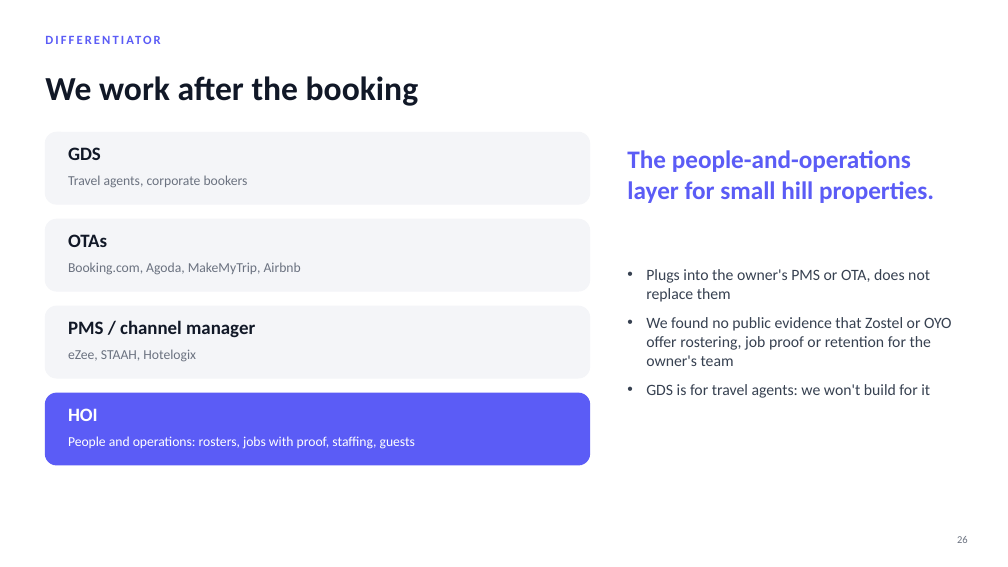
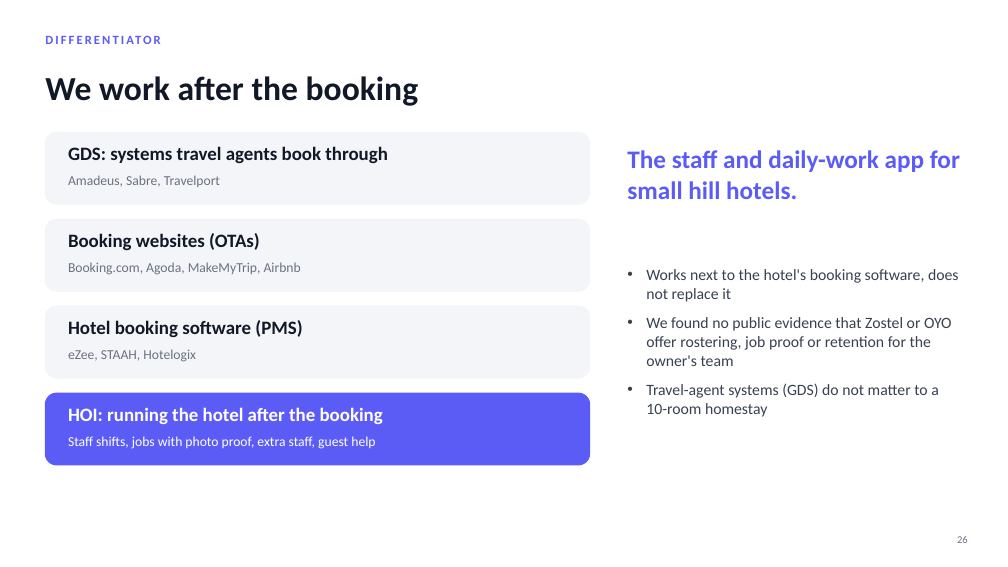
Before and after one commit to Ashu-Stark/Hospitality-, a slide deck: slide 26 of docs/HOI_Progress_Update.pptx. Drawn at 1008x567 pixels with LibreOffice and Linux fonts; fonts in the diff are those of the drawing; background and template pictures are left out. Boxes give left, top, right and bottom in pixels: in the first picture for what was removed or moved away, otherwise in the second. Text is boxed around its words. In the diff, an @@ line names an element or a change of style, - is before the commit and + after.

```diff
--- a/docs/HOI_Progress_Update.pptx
+++ b/docs/HOI_Progress_Update.pptx
@@ text at <box>68,146,388,164</box>: text changed @@
-GDS
+GDS: systems travel agents book through
@@ text at <box>68,175,220,187</box>: text changed @@
-Travel agents, corporate bookers
+Amadeus, Sabre, Travelport
@@ text at <box>627,150,960,199</box>: text changed @@
-The people-and-operations layer for small hill properties.
+The staff and daily-work app for small hill hotels.
@@ text at <box>68,233,260,250</box>: text changed @@
-OTAs
+Booking websites (OTAs)
@@ text at <box>646,269,959,302</box>: text changed @@
-• Plugs into the owner's PMS or OTA, does not replace them
+• Works next to the hotel's booking software, does not replace it
@@ text at <box>68,320,302,338</box>: text changed @@
-PMS / channel manager
+Hotel booking software (PMS)
@@ text at <box>646,383,939,417</box>: text changed @@
-• GDS is for travel agents: we won't build for it
+• Travel-agent systems (GDS) do not matter to a 10-room homestay
@@ text at <box>68,407,383,424</box>: text changed @@
-HOI
+HOI: running the hotel after the booking
@@ text at <box>68,436,375,449</box>: text changed @@
-People and operations: rosters, jobs with proof, staffing, guests
+Staff shifts, jobs with photo proof, extra staff, guest help
```
Also in this commit, not shown: 8 other slides changed.
